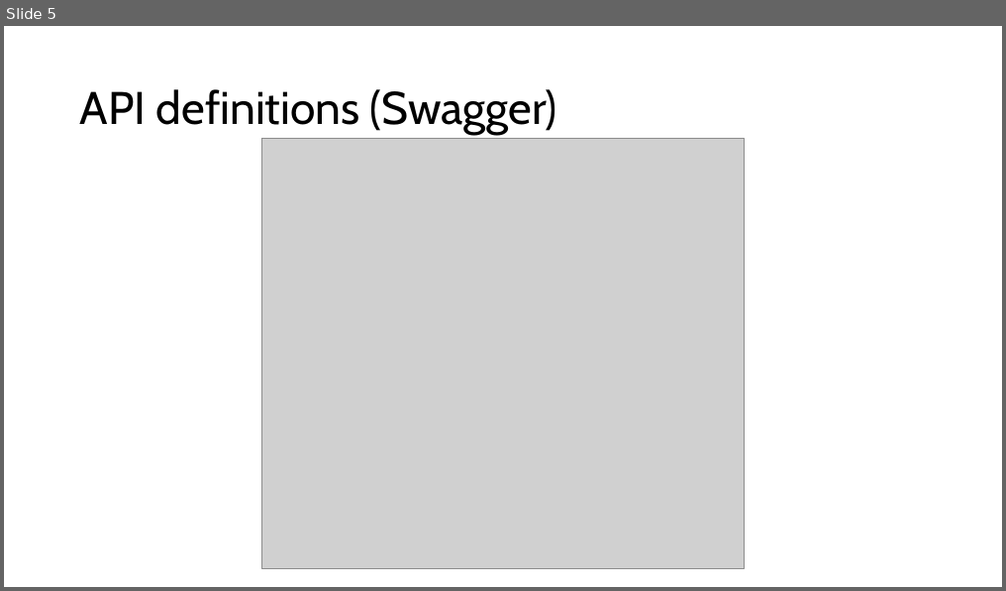
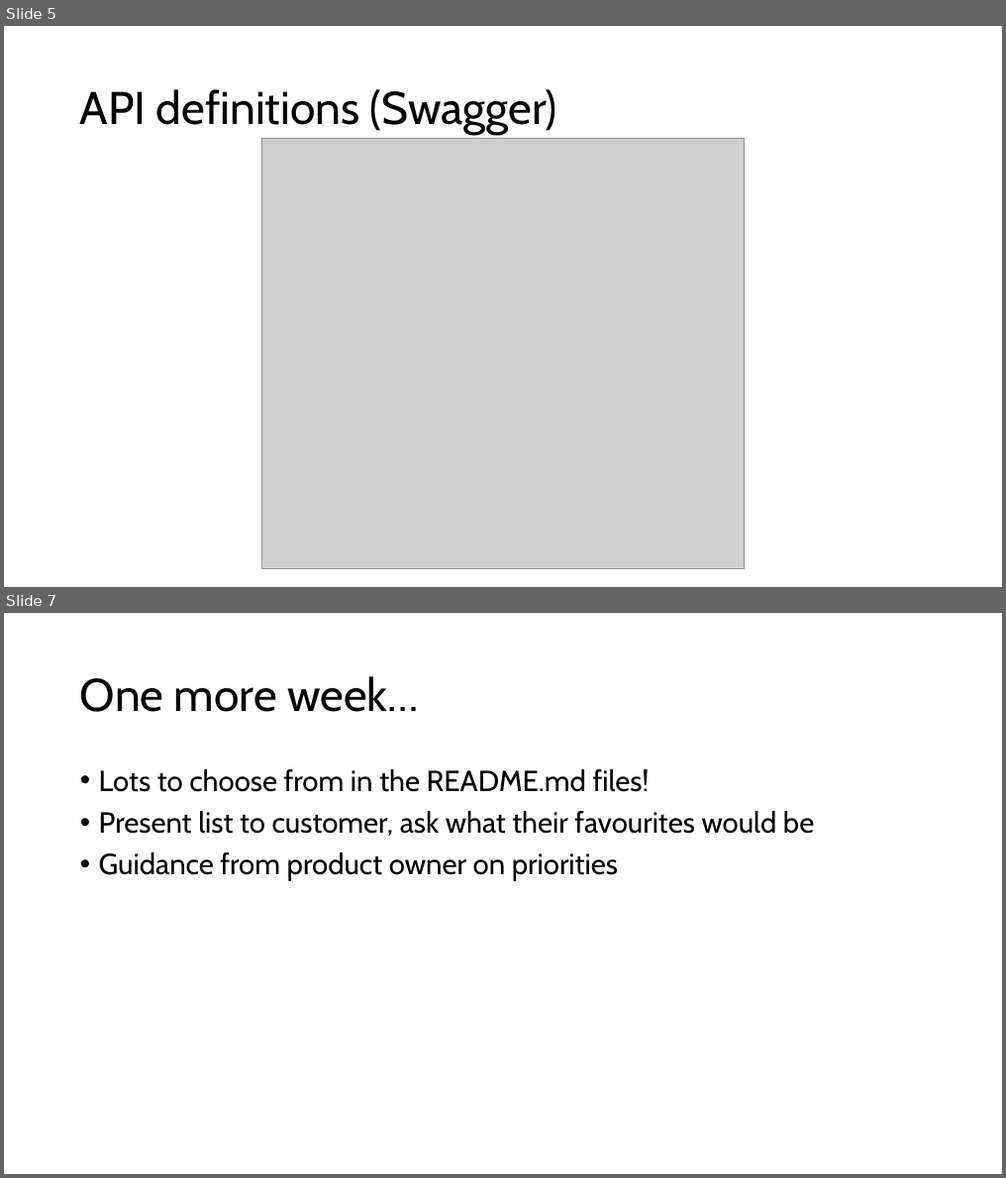
Before and after one commit to rennyeb/hci-take-home-interview-v3-main, a slide deck: Coding Exercise.pptx. Shown one above the other, each under a label of ours: slide 5 before the commit, slides 5 and 7 after it; the slides between them are not shown. The pictures are 1006x591 and 1006x1178 pixels, drawn with LibreOffice and Linux fonts; fonts in the diff are those of the drawing; grey boxes stand for pictures. Boxes give left, top, right and bottom in pixels: in the first picture for what was removed or moved away, otherwise in the second. Text is boxed around its words. In the diff, an @@ line names an element or a change of style, - is before the commit and + after.

```diff
--- a/Coding Exercise.pptx
+++ b/Coding Exercise.pptx
@@ slide 7 added at [4,613,1002,1174], background #FFFFFF @@
@@ title added at [80,676,419,712], 44 pt, text #000000 @@
+One more week…
@@ text added at [99,769,814,881], 28 pt, text #000000 @@
+• Lots to choose from in the README.md files!
+• Present list to customer, ask what their favourites would be
+• Guidance from product owner on priorities
```
Also in this commit, not shown: 1 slide changed, 2 other slides added, 1 slide removed, 2 other files.
